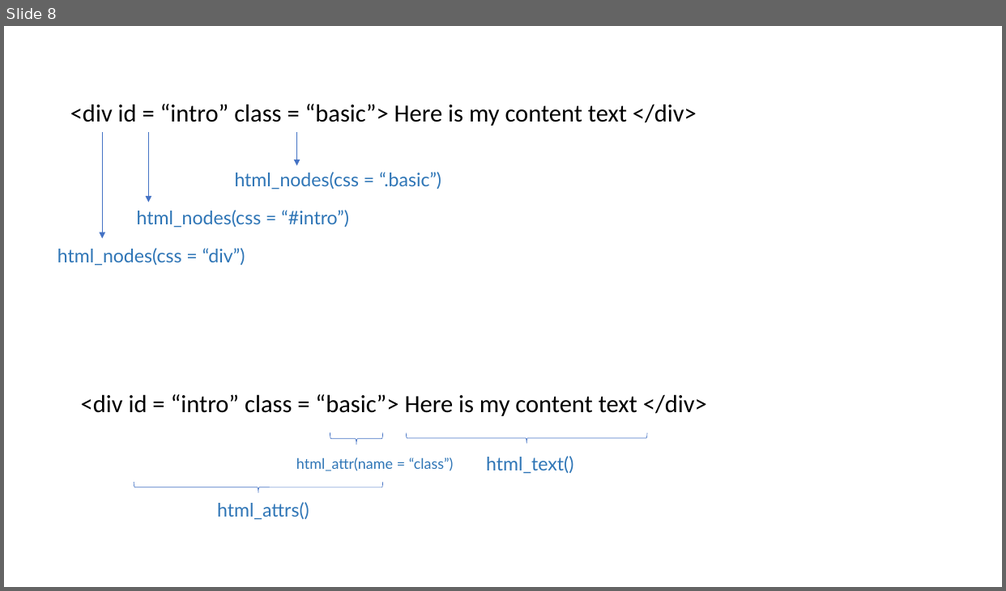
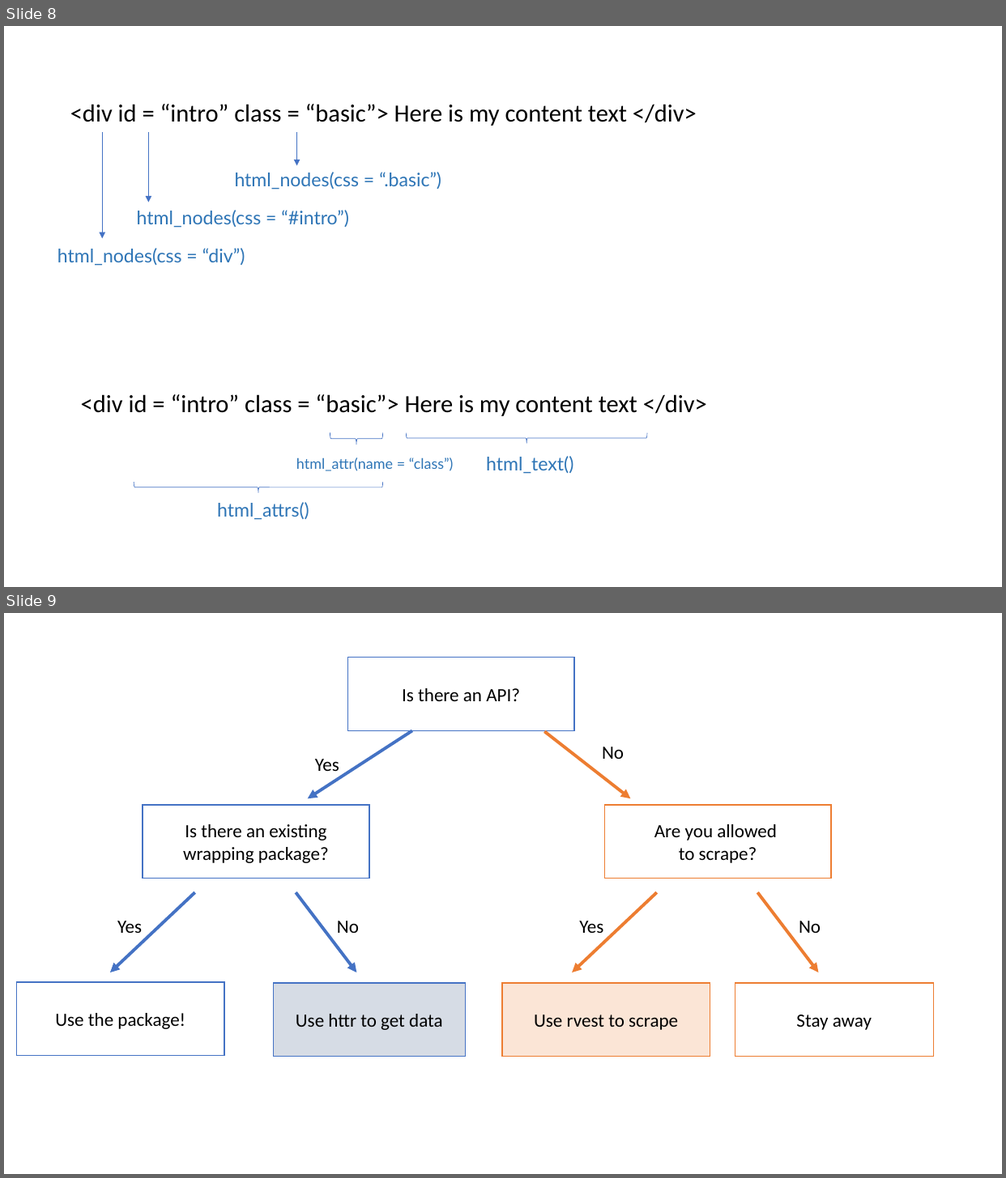
Before and after one commit to suzanbaert/2018_RLadiesWorkshop_API_Webscraping, a slide deck: images/Images_pptx.pptx. Shown one above the other, each under a label of ours: slide 8 before the commit, slides 8 and 9 after it. The pictures are 1006x591 and 1006x1178 pixels, drawn with LibreOffice and Linux fonts; fonts in the diff are those of the drawing. Boxes give left, top, right and bottom in pixels: in the first picture for what was removed or moved away, otherwise in the second. Text is boxed around its words. In the diff, an @@ line names an element or a change of style, - is before the commit and + after.

Commit message:
final ppt

```diff
--- a/images/Images_pptx.pptx
+++ b/images/Images_pptx.pptx
@@ slide 9 added at <box>4,613,1002,1174</box>, background #FFFFFF @@
@@ rectangle added at <box>347,658,574,730</box>, fill #FFFFFF, outline #4472C4 1 pt, 18 pt, text #000000 @@
+Is there an API?
@@ arrow added from (412, 730) to (308, 798), #4472C4 3 pt @@
@@ arrow added from (544, 731) to (631, 798), #ED7D31 3 pt @@
@@ text added at <box>602,747,624,759</box>, 18 pt, text #000000 @@
+No
@@ text added at <box>315,759,339,771</box>, 18 pt, text #000000 @@
+Yes
@@ rectangle added at <box>143,805,369,878</box>, fill #FFFFFF, outline #4472C4 1 pt, 18 pt, text #000000 @@
+Is there an existing wrapping package?
@@ rectangle added at <box>604,805,831,878</box>, fill #FFFFFF, outline #ED7D31 1 pt, 18 pt, text #000000 @@
+Are you allowed
+to scrape?
@@ arrow added from (195, 893) to (110, 973), #4472C4 3 pt @@
@@ arrow added from (296, 893) to (356, 973), #4472C4 3 pt @@
@@ arrow added from (657, 893) to (572, 973), #ED7D31 3 pt @@
@@ arrow added from (758, 893) to (819, 973), #ED7D31 3 pt @@
@@ text added at <box>117,921,142,933</box>, 18 pt, text #000000 @@
+Yes
@@ text added at <box>337,921,359,933</box>, 18 pt, text #000000 @@
+No
@@ text added at <box>579,921,603,933</box>, 18 pt, text #000000 @@
+Yes
@@ text added at <box>799,921,820,933</box>, 18 pt, text #000000 @@
+No
@@ rectangle added at <box>17,982,224,1055</box>, fill #FFFFFF, outline #4472C4 1 pt, 18 pt, text #000000 @@
+Use the package!
@@ rectangle added at <box>274,983,465,1056</box>, fill #D6DCE5, outline #4472C4 1 pt, 18 pt, text #000000 @@
+Use httr to get data
@@ rectangle added at <box>503,983,710,1056</box>, fill #FBE5D6, outline #ED7D31 1 pt, 18 pt, text #000000 @@
+Use rvest to scrape
@@ rectangle added at <box>735,983,933,1056</box>, fill #FFFFFF, outline #ED7D31 1 pt, 18 pt, text #000000 @@
+Stay away
```
Also in this commit, not shown: 37 other files.
